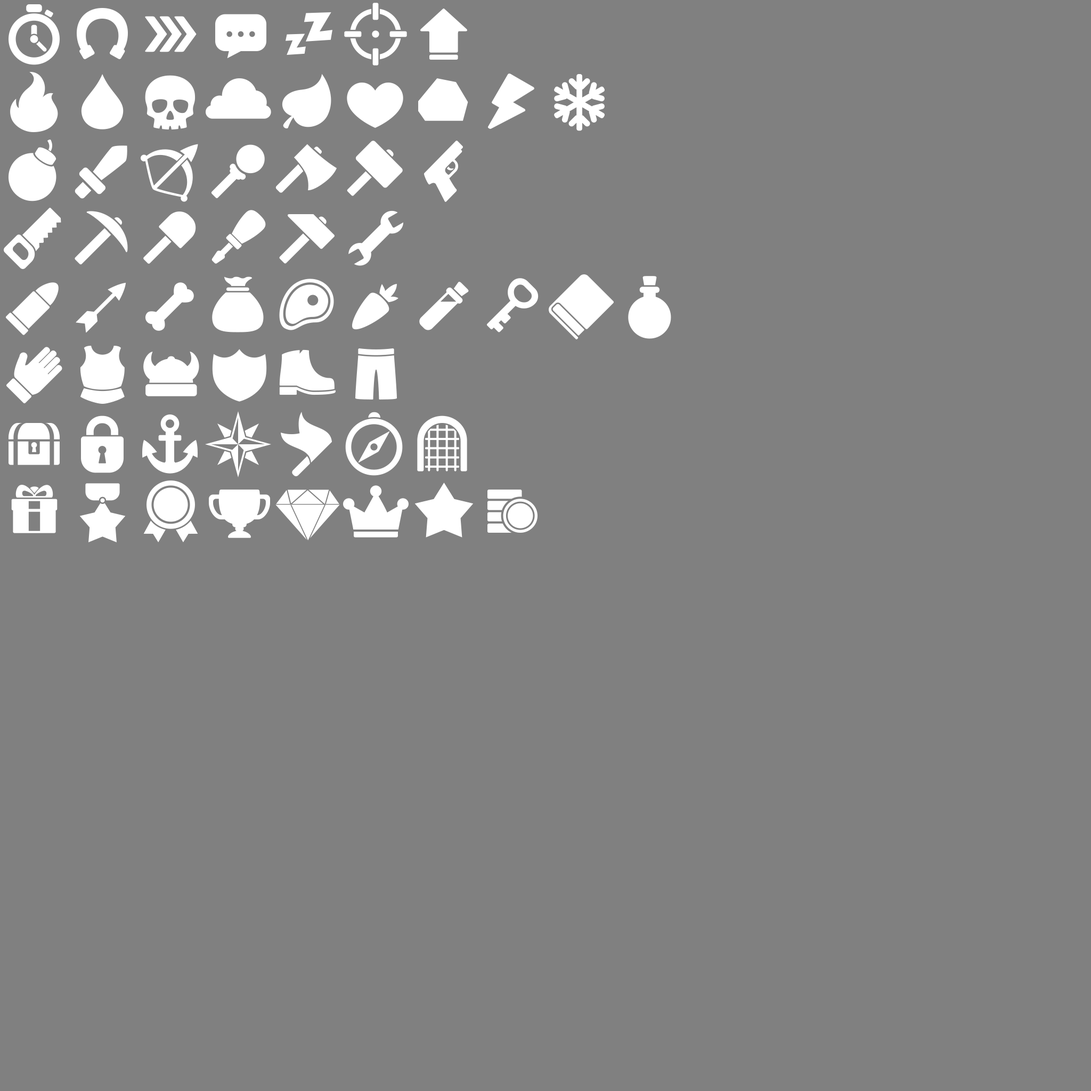
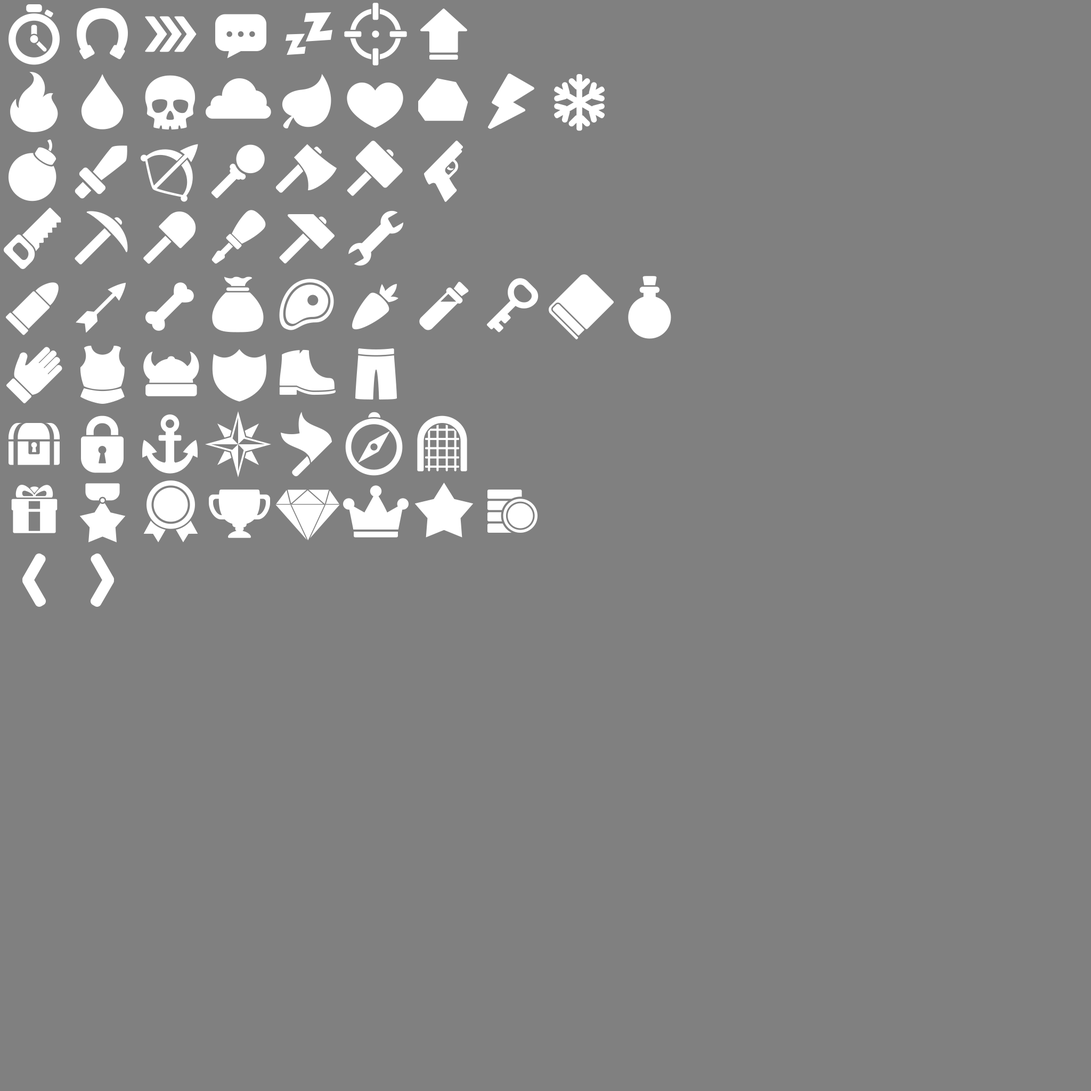
Layer changes from the first 1091x1091 image to the second:
added layer "圆角矩形 1 拷贝" above "圆角矩形 1" over [90, 553, 115, 608]
added layer "圆角矩形 1" above "Back" over [22, 553, 46, 608]
